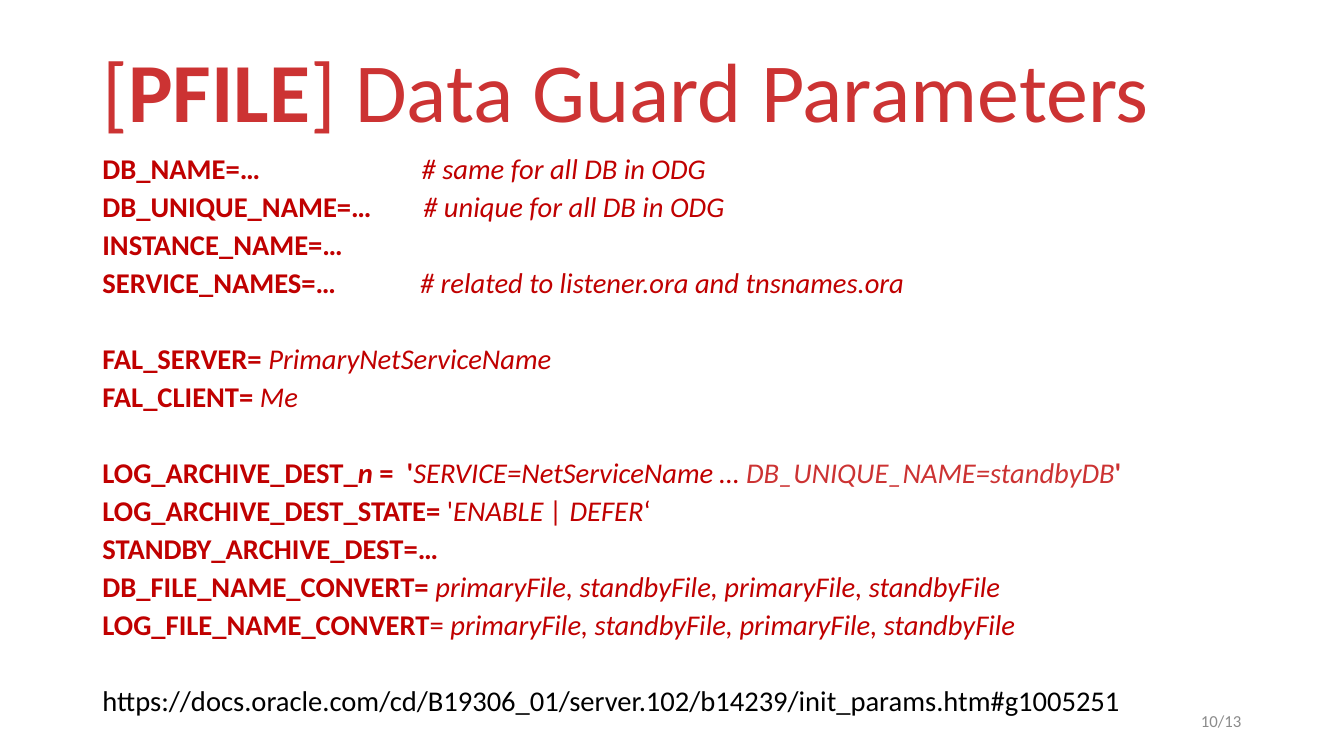
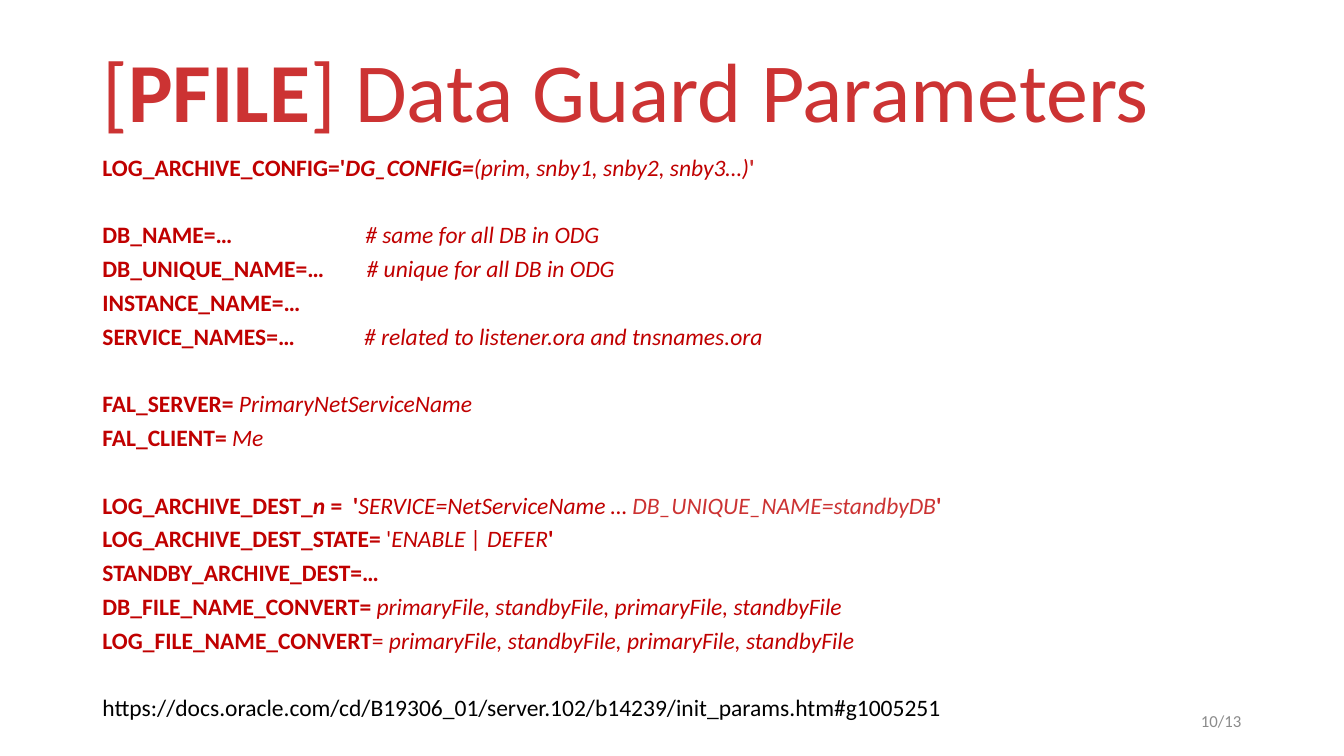
Before and after one commit to novokrest/OracleDataGuard, a slide deck: slide 10 of Presentation.Restore.pptx. Drawn at 1344x756 pixels with LibreOffice and Linux fonts; fonts in the diff are those of the drawing. Boxes give left, top, right and bottom in pixels: in the first picture for what was removed or moved away, otherwise in the second. Text is boxed around its words. In the diff, an @@ line names an element or a change of style, - is before the commit and + after.

```diff
--- a/Presentation.Restore.pptx
+++ b/Presentation.Restore.pptx
@@ text at <box>102,159,755,180</box>: paragraph added @@
+LOG_ARCHIVE_CONFIG='DG_CONFIG=(prim, snby1, snby2, snby3…)'
@@ text at <box>102,226,941,720</box>: size 20.4 to 16.8 pt in "DB_NAME=… # same for all DB in ...", "DB_UNIQUE_NAME=… # unique for all DB in ...", "INSTANCE_NAME=…", "SERVICE_NAMES=… # related to listener.ora and tnsnames.ora" and 7 more places @@
@@ text at <box>102,531,554,551</box>: text changed; size 20.4 to 16.8 pt @@
-LOG_ARCHIVE_DEST_STATE= 'ENABLE | DEFER‘
+LOG_ARCHIVE_DEST_STATE= 'ENABLE | DEFER'
```
Also in this commit, not shown: 1 other file.
